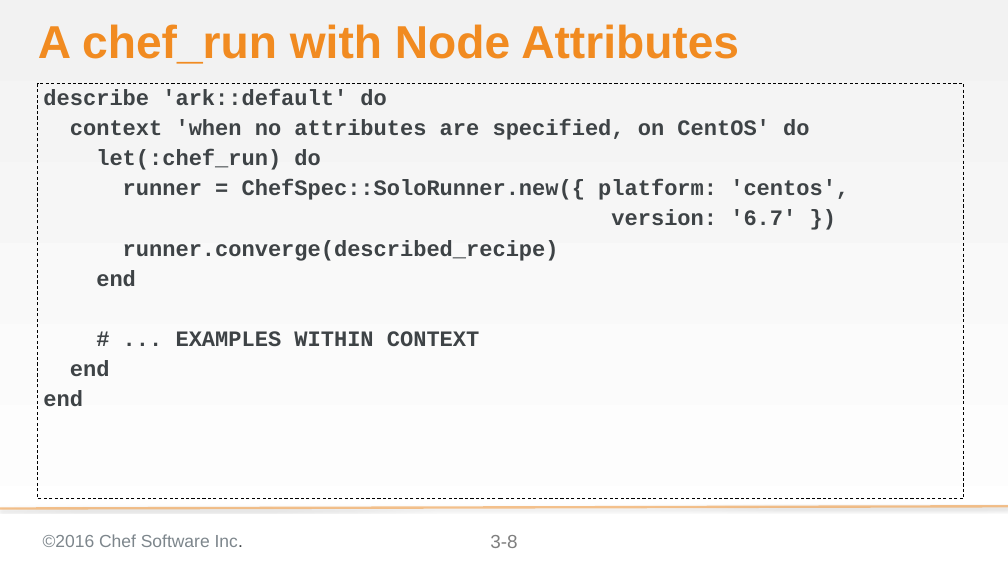
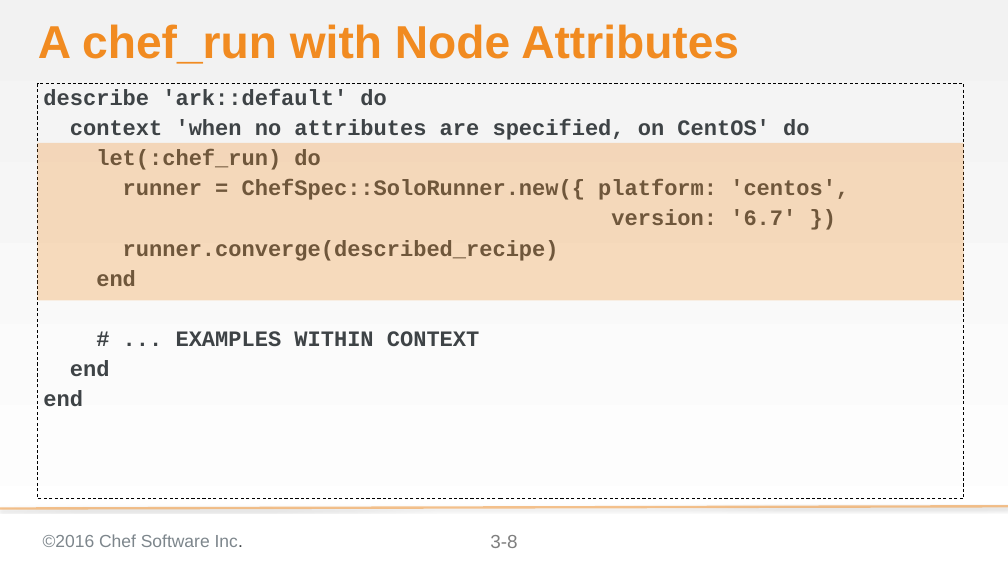
Before and after one commit to chef-training/elegant_tests, a slide deck: slide 8 of 03-let.pptx. Drawn at 1008x567 pixels with LibreOffice and Linux fonts; fonts in the diff are those of the drawing; background and template pictures are left out. Boxes give left, top, right and bottom in pixels: in the first picture for what was removed or moved away, otherwise in the second. Text is boxed around its words. In the diff, an @@ line names an element or a change of style, - is before the commit and + after.

```diff
--- a/03-let.pptx
+++ b/03-let.pptx
@@ rectangle added at (37, 143, 964, 300), fill #F18B21 at 28% opacity @@
```
Also in this commit, not shown: 6 other slides changed, 6 other files.
